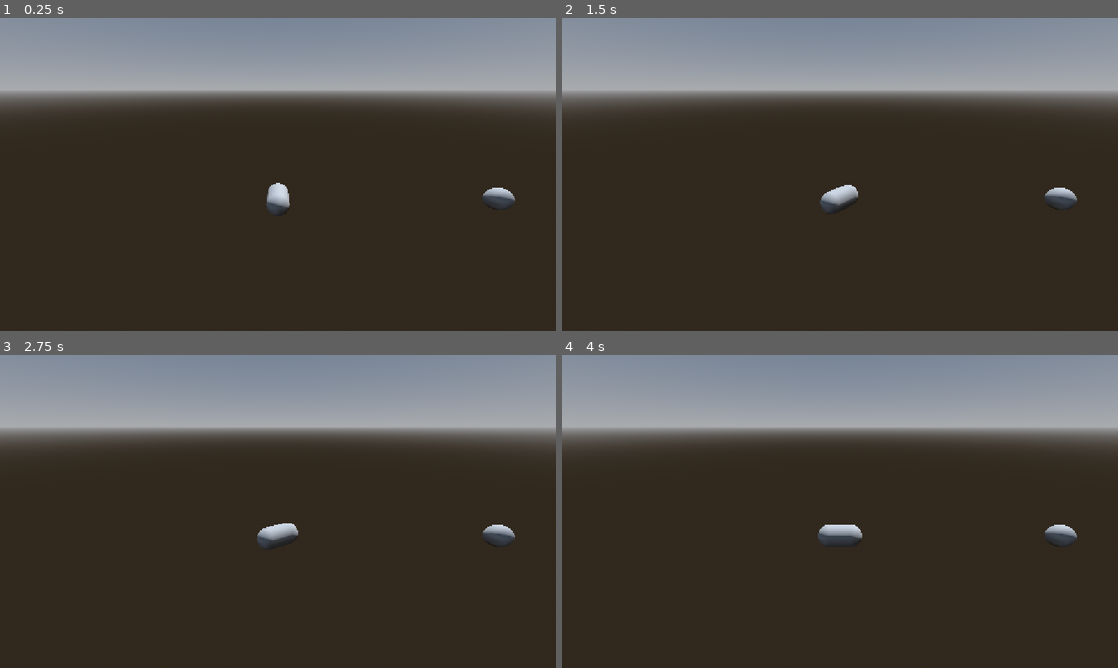
Above: before the commit, frames 1-4 (two rows, left to right).
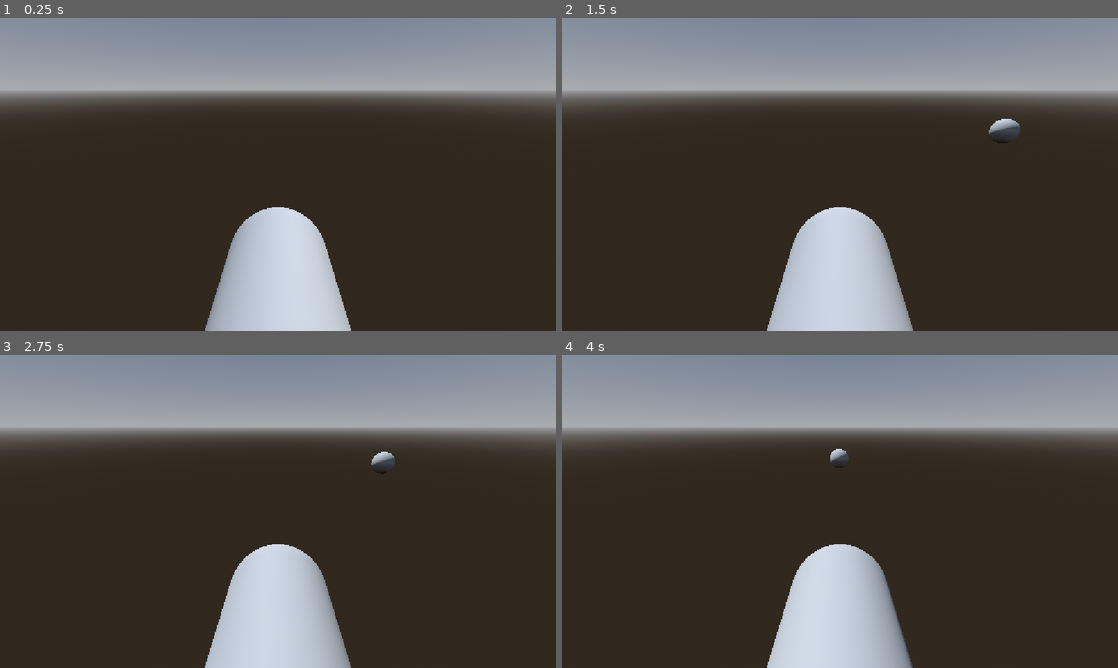
Above: after the commit, the same moments.

Repository: PeterDrake/yachtsinkers
Game: Godot game, scene res://yachtsinkers.tscn
The game is run twice, just before and just after one commit, with the same random seed, the same clock (stepped at 60 frames per second) and the same inputs. Sound files missing from this copy of the repository are replaced by a short silence.
Inputs:
- Up to frame 1 (0.25 s): no input
- Up to frame 2 (1.5 s): tap Enter at 0.5 s; hold Right (ui_right) 0.53-1.28 s; hold Left (ui_left) from 1.28 s (still down)
- Up to frame 3 (2.75 s): release Left (ui_left) at 2.03 s; hold Right (ui_right) from 2.03 s (still down)
- Up to frame 4 (4 s): release Right (ui_right) at 3.53 s; hold Left (ui_left) from 3.53 s (still down)

The runs differ from the first frame. In frame 1, 8.0% of the frame differs, in the area x 36-93%, y 52-100%; in frame 2, 8.3%, in the area x 36-93%, y 32-100%; in frame 3, 8.3%; in frame 4, 8.3%.

Commit message:
Made camera player child node, allowing sound distance to reflect player rotation

Diff:
--- a/yachtsinkers.tscn
+++ b/yachtsinkers.tscn
@@ -26,8 +26,8 @@
 
 [node name="Player" parent="." unique_id=219399317 instance=ExtResource("1_djnc4")]
 
+[node name="Camera3D" type="Camera3D" parent="Player" unique_id=1221709577]
+transform = Transform3D(1, 0, 0, 0, -0.9227412, -0.38542044, 0, 0.38542044, -0.9227412, 0, -1.5978748, -1.1316499)
+
 [node name="Buoy" parent="." unique_id=210908673 instance=ExtResource("2_xpjbq")]
 transform = Transform3D(1, 0, 0, 0, 1, 0, 0, 0, 1, 10, 0, 0)
-
-[node name="Camera3D" type="Camera3D" parent="." unique_id=1221709577]
-transform = Transform3D(1, 0, 0, 0, 0.9227412, 0.38542038, 0, -0.38542038, 0.9227412, 0, 4.5978746, 8.13165)
